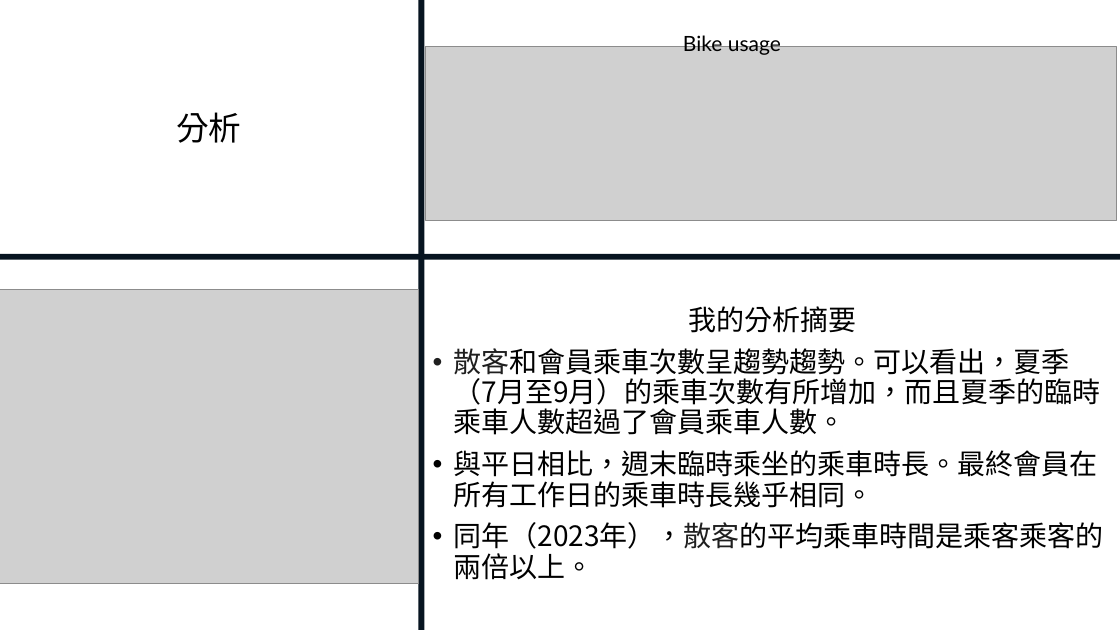
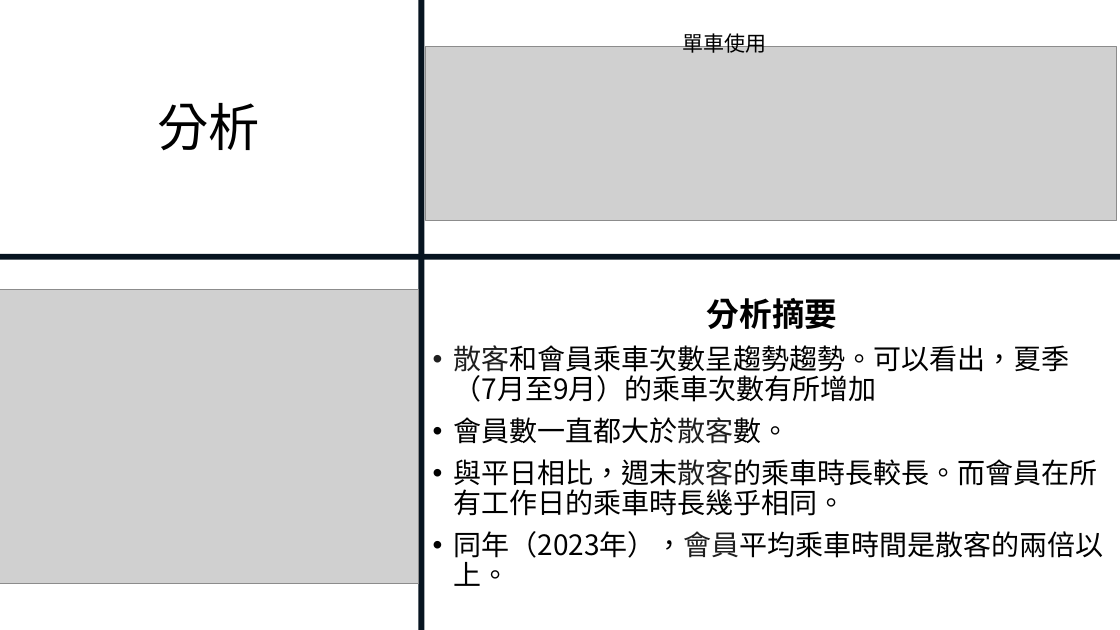
Before and after one commit to y4611676/Unanimous-Project, a slide deck: slide 11 of Bike_Share/共享單車如何成功.pptx. Drawn at 1120x630 pixels with LibreOffice and Linux fonts; fonts in the diff are those of the drawing; grey boxes stand for pictures. Boxes give left, top, right and bottom in pixels: in the first picture for what was removed or moved away, otherwise in the second. Text is boxed around its words. In the diff, an @@ line names an element or a change of style, - is before the commit and + after.

```diff
--- a/Bike_Share/共享單車如何成功.pptx
+++ b/Bike_Share/共享單車如何成功.pptx
@@ title "分析" at bbox=[157, 103, 260, 151]: size 28 to 44 pt @@
@@ text at bbox=[683, 30, 767, 53]: text changed; font Lato to Noto Sans CJK SC @@
-Bike usage
+單車使用
@@ text at bbox=[454, 298, 1104, 586]: text changed @@
-我的分析摘要
-• 散客和會員乘車次數呈趨勢趨勢。可以看出，夏季（7月至9月）的乘車次數有所增加，而且夏季的臨時乘車人數超過了會員乘車人數。
-• 與平日相比，週末臨時乘坐的乘車時長。最終會員在所有工作日的乘車時長幾乎相同。
-• 同年（2023年），散客的平均乘車時間是乘客乘客的兩倍以上。
+分析摘要
+• 散客和會員乘車次數呈趨勢趨勢。可以看出，夏季（7月至9月）的乘車次數有所增加
+• 會員數一直都大於散客數。
+• 與平日相比，週末散客的乘車時長較長。而會員在所有工作日的乘車時長幾乎相同。
+• 同年（2023年），會員平均乘車時間是散客的兩倍以上。
```
Also in this commit, not shown: 12 other slides changed, 1 other file.
